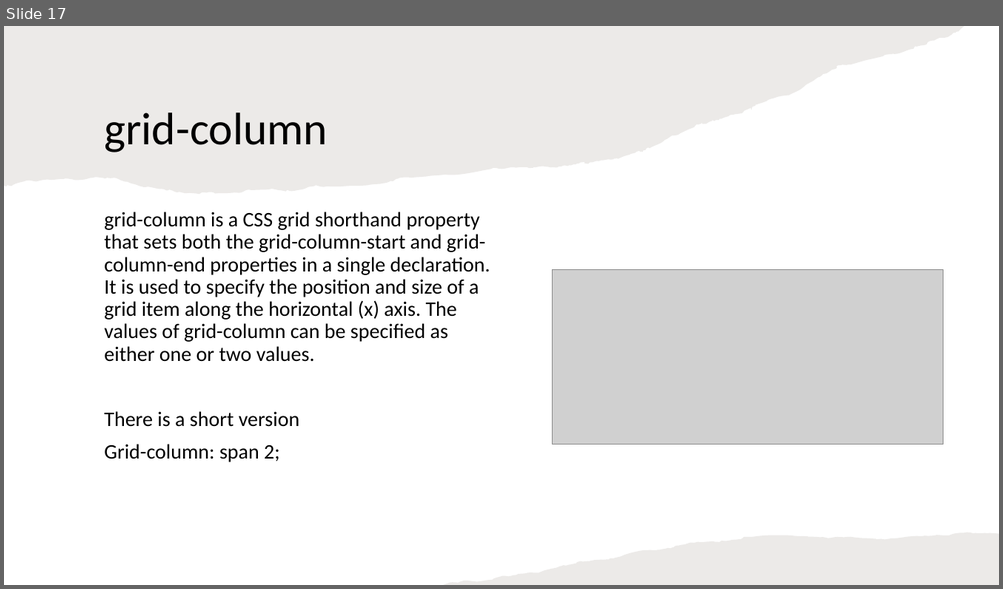
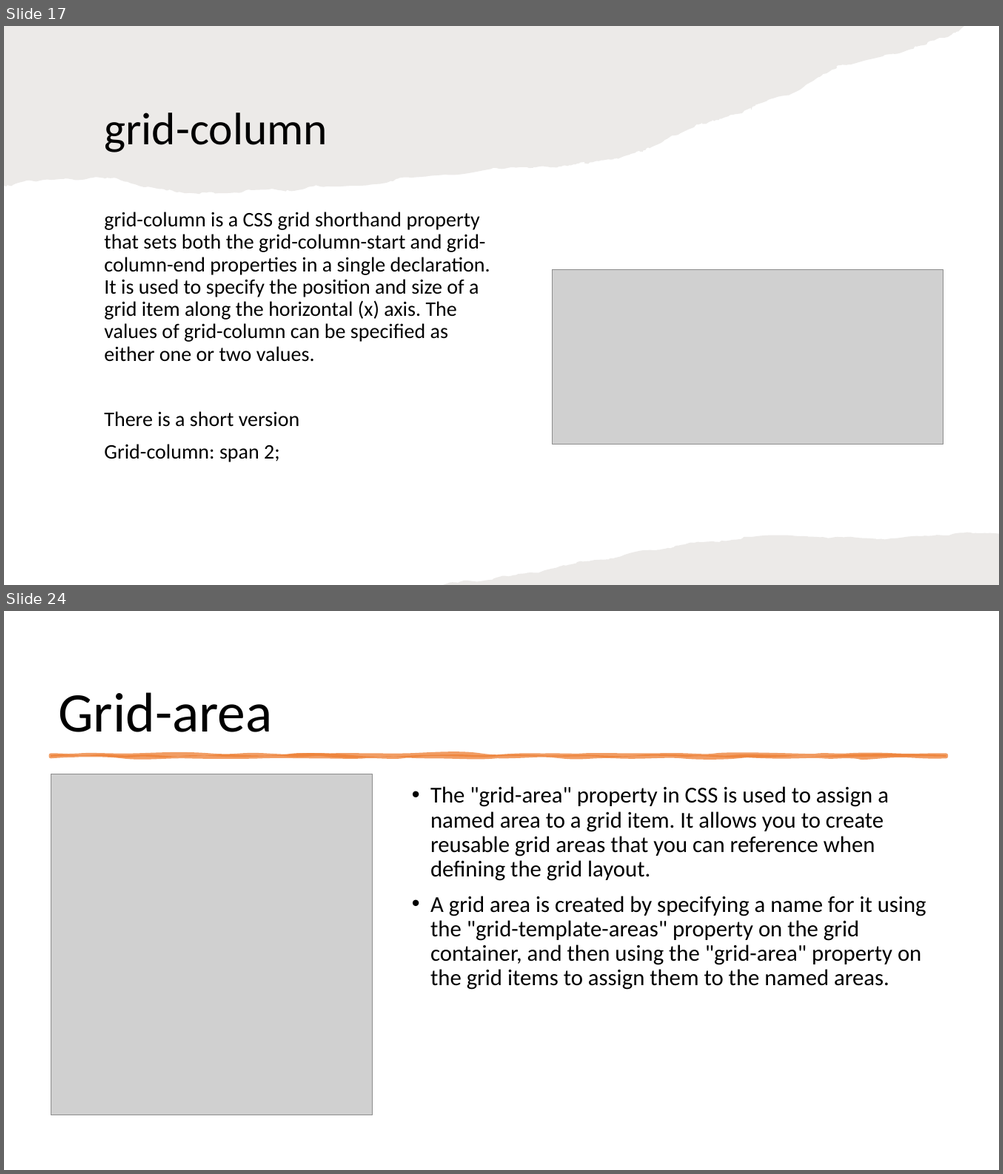
Before and after one commit to 1shaked/full-stack, a slide deck: 6ass/main6.pptx. Shown one above the other, each under a label of ours: slide 17 before the commit, slides 17 and 24 after it; the slides between them are not shown. The pictures are 1003x589 and 1003x1174 pixels, drawn with LibreOffice and Linux fonts; fonts in the diff are those of the drawing; grey boxes stand for pictures. Boxes give left, top, right and bottom in pixels: in the first picture for what was removed or moved away, otherwise in the second. Text is boxed around its words. In the diff, an @@ line names an element or a change of style, - is before the commit and + after.

```diff
--- a/6ass/main6.pptx
+++ b/6ass/main6.pptx
@@ slide 24 added at (x1=4, y1=611, x2=999, y2=1170), background #FFFFFF @@
@@ title added at (x1=58, y1=692, x2=272, y2=732), 54 pt, text #000000 @@
+Grid-area
@@ freeform shape added at (x1=51, y1=755, x2=946, y2=757), fill #ED7D31 at 75% opacity, outline #ED7D31 3.5 pt @@
@@ picture added at (x1=51, y1=775, x2=373, y2=1116) @@
@@ text added at (x1=430, y1=786, x2=926, y2=990), 22 pt, text #000000 @@
+• The "grid-area" property in CSS is used to assign a named area to a grid item. It allows you to create reusable grid areas that you can reference when defining the grid layout.
+• A grid area is created by specifying a name for it using the "grid-template-areas" property on the grid container, and then using the "grid-area" property on the grid items to assign them to the named areas.
```
Also in this commit, not shown: 11 slides changed, 17 other slides added, 3 slides removed, 28 other files.
